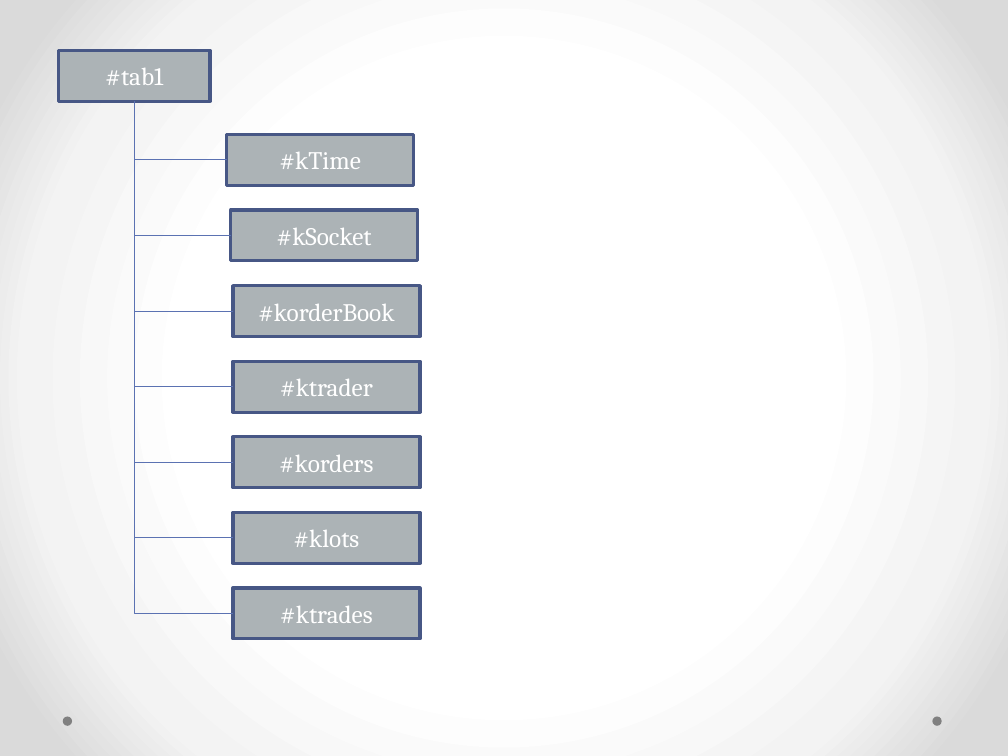
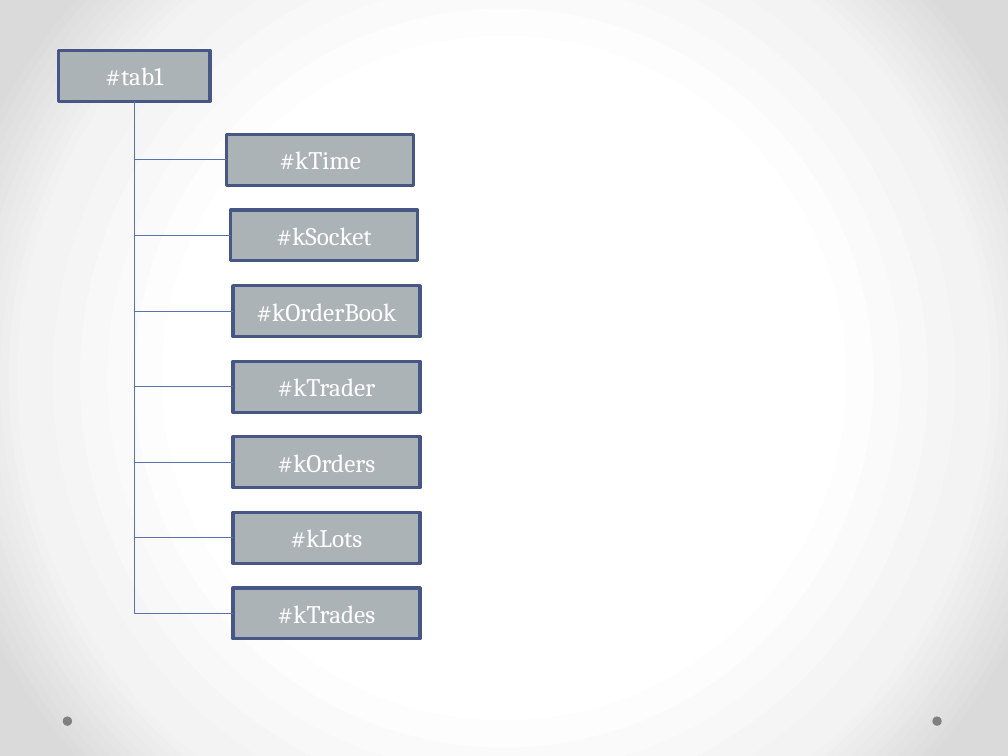
Before and after one commit to JamesLeB/Kevin, a slide deck: slide 4 of Document.pptx. Drawn at 1008x756 pixels with LibreOffice and Linux fonts; fonts in the diff are those of the drawing. Boxes give left, top, right and bottom in pixels: in the first picture for what was removed or moved away, otherwise in the second. Text is boxed around its words. In the diff, an @@ line names an element or a change of style, - is before the commit and + after.

Commit message:
update doc

```diff
--- a/Document.pptx
+++ b/Document.pptx
@@ text in rectangle at (x1=257, y1=304, x2=397, y2=321): text changed @@
-#korderBook
+#kOrderBook
@@ text in rectangle at (x1=278, y1=379, x2=376, y2=396): text changed @@
-#ktrader
+#kTrader
@@ text in rectangle at (x1=278, y1=455, x2=376, y2=472): text changed @@
-#korders
+#kOrders
@@ text in rectangle at (x1=291, y1=530, x2=363, y2=547): text changed @@
-#klots
+#kLots
@@ text in rectangle at (x1=278, y1=606, x2=375, y2=623): text changed @@
-#ktrades
+#kTrades
```
